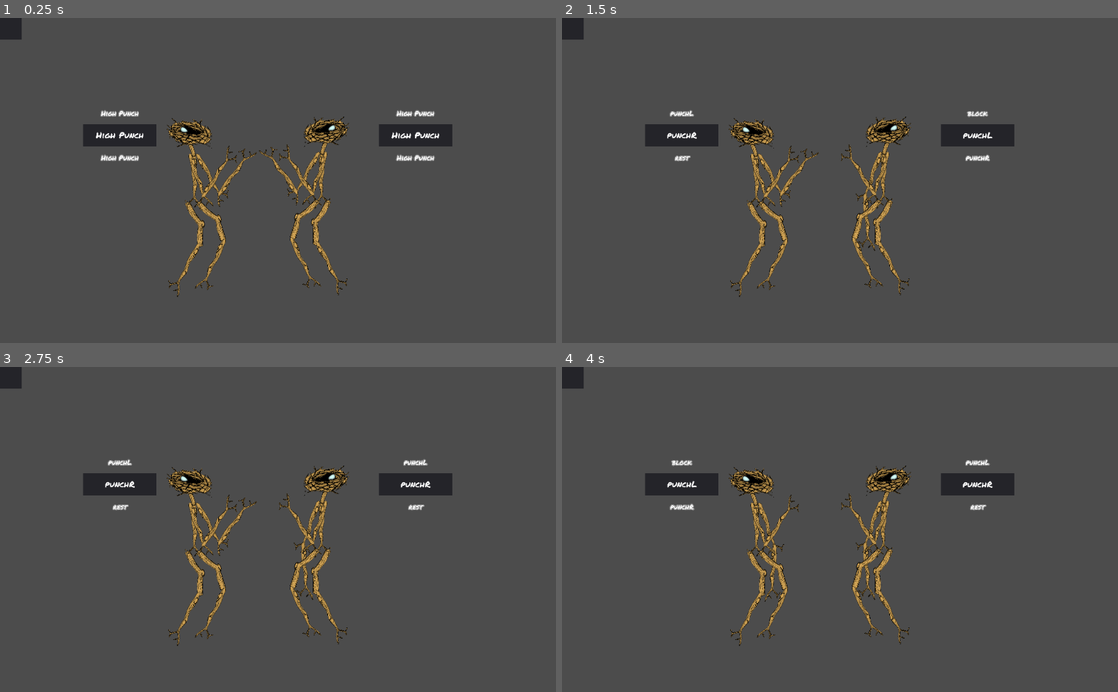
Above: before the commit, frames 1-4 (two rows, left to right).
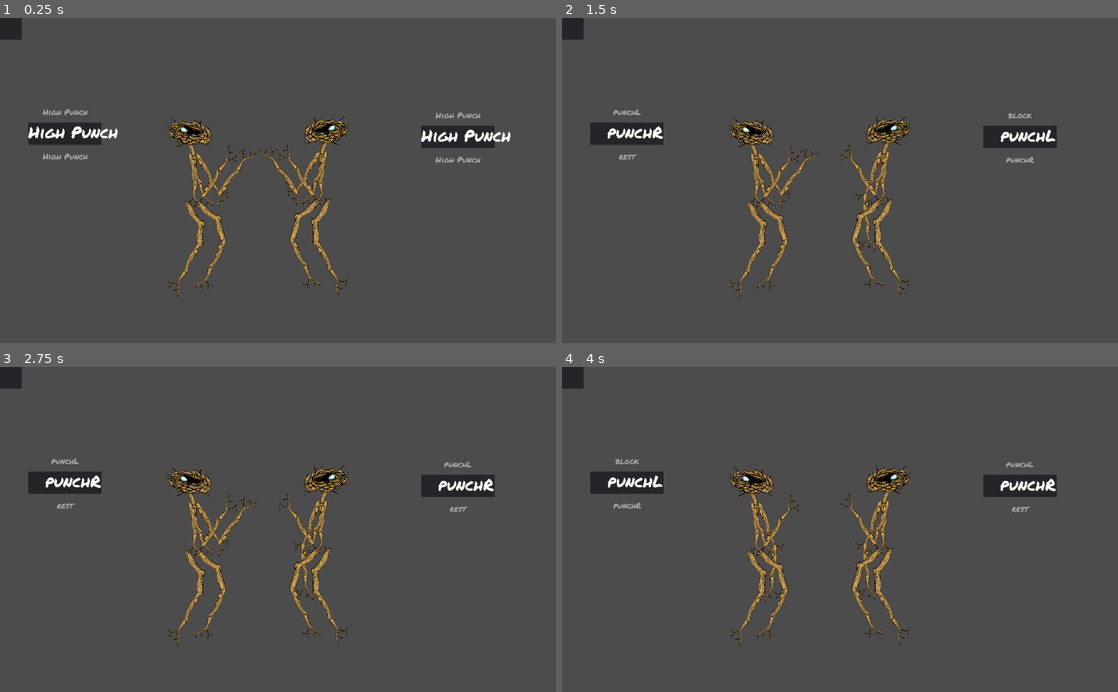
Above: after the commit, the same moments.

Repository: thesage1014/pigsSSJomt
Game: Godot game, scene res://sticky.tscn
The game is run twice, just before and just after one commit, with the same random seed, the same clock (stepped at 60 frames per second) and the same inputs.
Inputs:
- Up to frame 1 (0.25 s): no input
- Up to frame 2 (1.5 s): tap Enter at 0.5 s; tap Left (p1_a) at 0.6 s; tap Up (p1_b) at 1.35 s
- Up to frame 3 (2.75 s): tap Space at 2 s; tap Down (p1_c) at 2.1 s
- Up to frame 4 (4 s): tap Enter at 2.75 s; tap A (p2_a) at 2.85 s; tap E (p2_b) at 3.6 s

The runs differ from the first frame. In frame 1, 3.4% of the frame differs, in the area x 5-92%, y 27-45%; in frame 2, 2.9%; in frame 3, 2.9%; in frame 4, 2.9%.

Commit message:
Something needs to happen
when you run out of moves

also maybe figure out how to deal damage or whatever

Diff:
--- /dev/null
+++ b/AttackRoller.tscn
@@ -0,0 +1,52 @@
+[gd_scene load_steps=5 format=2]
+
+[ext_resource path="res://scripts/AttackRoller.gd" type="Script" id=1]
+[ext_resource path="res://assets/new_dynamicfont.tres" type="DynamicFont" id=2]
+[ext_resource path="res://assets/new_dynamicfontdata.tres" type="DynamicFontData" id=3]
+
+[sub_resource type="DynamicFont" id=2]
+size = 30
+outline_color = Color( 0.54902, 0.54902, 0.54902, 0.392157 )
+font_data = ExtResource( 3 )
+
+[node name="AttackRoller" type="Panel"]
+margin_left = 402.53
+margin_top = -595.648
+margin_right = 672.53
+margin_bottom = -513.648
+rect_scale = Vector2( -1, 1 )
+script = ExtResource( 1 )
+
+[node name="ActiveAttack" type="Label" parent="."]
+margin_top = -9.42
+margin_right = 330.0
+margin_bottom = 77.58
+rect_pivot_offset = Vector2( -2515.43, -178.276 )
+custom_fonts/font = ExtResource( 2 )
+text = "High Punch"
+align = 1
+valign = 1
+
+[node name="UpAttack" type="Label" parent="."]
+margin_left = -0.368164
+margin_top = -79.9518
+margin_right = 270.632
+margin_bottom = 1.04825
+rect_pivot_offset = Vector2( -2515.43, -178.276 )
+custom_fonts/font = SubResource( 2 )
+custom_colors/font_color = Color( 1, 1, 1, 0.509804 )
+text = "High Punch"
+align = 1
+valign = 1
+
+[node name="DownAttack" type="Label" parent="."]
+margin_left = -0.368164
+margin_top = 84.1467
+margin_right = 270.632
+margin_bottom = 165.147
+rect_pivot_offset = Vector2( -2515.43, -178.276 )
+custom_fonts/font = SubResource( 2 )
+custom_colors/font_color = Color( 1, 1, 1, 0.509804 )
+text = "High Punch"
+align = 1
+valign = 1
--- a/assets/new_dynamicfont.tres
+++ b/assets/new_dynamicfont.tres
@@ -3,7 +3,7 @@
 [ext_resource path="res://assets/new_dynamicfontdata.tres" type="DynamicFontData" id=1]
 
 [resource]
-size = 32
+size = 60
 use_mipmaps = true
 use_filter = true
 font_data = ExtResource( 1 )
--- a/scripts/Fighter1.gd
+++ b/scripts/Fighter1.gd
@@ -16,6 +16,7 @@
 				]
 var usedOnce = []
 export var playerNumber = 1
+export var hitPoints = 100
 var btn = []
 signal on_update_roller
 
@@ -32,29 +33,29 @@
 	pass
 
 func _input(event):
+	CheckLength()
+	print_debug(nextMove)
 
-
-
-	if event.is_action_pressed(btn[0]):
-		if usedOnce.has(MoveList[nextMove]):
+	if  MoveList.size() > 0 && event.is_action_pressed(btn[0]) :
+		if usedOnce.has(MoveList[nextMove]) :
 			usedOnce.remove(nextMove)
 			MoveList.remove(nextMove)
 
 		else :
 			usedOnce.append(MoveList[nextMove])
-			print(usedOnce)
-			print("Player 1 picked ", MoveList[nextMove])
+			#print(usedOnce)
+			#print("Player 1 picked ", MoveList[nextMove])
 			#should probably call a function on the game control node and pass the selected move so it can trigger the timer and then play the animation?
 			get_node("Skeleton/AnimationPlayer").current_animation = MoveList[nextMove]
 
 	elif event.is_action_released(btn[1]):
 		nextMove += 1
 		CheckLength()
-		print(MoveList[nextMove])
+		#print(MoveList[nextMove])
 	elif event.is_action_released(btn[2]):
 		nextMove -= 1
 		CheckLength()
-		print(MoveList[nextMove])
+		#print(MoveList[nextMove])
 
 	CheckLength()
 	if MoveList.size() > 0 :
--- a/sticky.tscn
+++ b/sticky.tscn
@@ -1,23 +1,15 @@
-[gd_scene load_steps=18 format=2]
+[gd_scene load_steps=15 format=2]
 
 [ext_resource path="res://scripts/Fighter1.gd" type="Script" id=1]
-[ext_resource path="res://scripts/AttackRoller.gd" type="Script" id=2]
-[ext_resource path="res://assets/new_dynamicfont.tres" type="DynamicFont" id=3]
-[ext_resource path="res://assets/new_dynamicfontdata.tres" type="DynamicFontData" id=4]
-[ext_resource path="res://assets/armstick.tres" type="SpriteFrames" id=5]
-[ext_resource path="res://assets/legstick1.tres" type="SpriteFrames" id=6]
-[ext_resource path="res://assets/stick3.png" type="Texture" id=7]
-[ext_resource path="res://assets/nest.png" type="Texture" id=8]
-
-[sub_resource type="DynamicFont" id=6]
-size = 25
-outline_size = 3
-outline_color = Color( 0.54902, 0.54902, 0.54902, 1 )
-font_data = ExtResource( 4 )
+[ext_resource path="res://AttackRoller.tscn" type="PackedScene" id=2]
+[ext_resource path="res://assets/armstick.tres" type="SpriteFrames" id=3]
+[ext_resource path="res://assets/legstick1.tres" type="SpriteFrames" id=4]
+[ext_resource path="res://assets/stick3.png" type="Texture" id=5]
+[ext_resource path="res://assets/nest.png" type="Texture" id=6]
 
 [sub_resource type="SpriteFrames" id=1]
 animations = [ {
-"frames": [ ExtResource( 7 ) ],
+"frames": [ ExtResource( 5 ) ],
 "loop": true,
 "name": "default",
 "speed": 5.0
@@ -1434,43 +1426,14 @@
 position = Vector2( -199.445, -6.64807 )
 script = ExtResource( 1 )
 
-[node name="AttackRoller" type="Panel" parent="Fighter1"]
-margin_left = 205.301
-margin_top = -589.0
-margin_right = 475.301
-margin_bottom = -507.0
-script = ExtResource( 2 )
-
-[node name="ActiveAttack" type="Label" parent="Fighter1/AttackRoller"]
-margin_right = 271.0
-margin_bottom = 81.0
-rect_pivot_offset = Vector2( -2515.43, -178.276 )
-custom_fonts/font = ExtResource( 3 )
-text = "High Punch"
-align = 1
-valign = 1
-
-[node name="UpAttack" type="Label" parent="Fighter1/AttackRoller"]
-margin_left = -0.368164
-margin_top = -79.9518
-margin_right = 270.632
-margin_bottom = 1.04825
-rect_pivot_offset = Vector2( -2515.43, -178.276 )
-custom_fonts/font = SubResource( 6 )
-text = "High Punch"
-align = 1
-valign = 1
-
-[node name="DownAttack" type="Label" parent="Fighter1/AttackRoller"]
-margin_left = -0.368164
-margin_top = 84.1467
-margin_right = 270.632
-margin_bottom = 165.147
-rect_pivot_offset = Vector2( -2515.43, -178.276 )
-custom_fonts/font = SubResource( 6 )
-text = "High Punch"
-align = 1
-valign = 1
+[node name="AttackRoller" parent="Fighter1" instance=ExtResource( 2 )]
+anchor_right = 1.0
+anchor_bottom = 1.0
+margin_left = 361.37
+margin_top = -582.032
+margin_right = 631.37
+margin_bottom = -500.032
+rect_scale = Vector2( 1, 1 )
 
 [node name="Skeleton" type="Skeleton2D" parent="Fighter1"]
 editor/display_folded = true
@@ -1623,45 +1586,11 @@
 script = ExtResource( 1 )
 playerNumber = 2
 
-[node name="AttackRoller" type="Panel" parent="Fighter2"]
-editor/display_folded = true
-margin_left = 402.53
-margin_top = -595.648
-margin_right = 672.53
-margin_bottom = -513.648
-rect_scale = Vector2( -1, 1 )
-script = ExtResource( 2 )
-
-[node name="ActiveAttack" type="Label" parent="Fighter2/AttackRoller"]
-margin_right = 271.0
-margin_bottom = 81.0
-rect_pivot_offset = Vector2( -2515.43, -178.276 )
-custom_fonts/font = ExtResource( 3 )
-text = "High Punch"
-align = 1
-valign = 1
-
-[node name="UpAttack" type="Label" parent="Fighter2/AttackRoller"]
-margin_left = -0.368164
-margin_top = -79.9518
-margin_right = 270.632
-margin_bottom = 1.04825
-rect_pivot_offset = Vector2( -2515.43, -178.276 )
-custom_fonts/font = SubResource( 6 )
-text = "High Punch"
-align = 1
-valign = 1
-
-[node name="DownAttack" type="Label" parent="Fighter2/AttackRoller"]
-margin_left = -0.368164
-margin_top = 84.1467
-margin_right = 270.632
-margin_bottom = 165.147
-rect_pivot_offset = Vector2( -2515.43, -178.276 )
-custom_fonts/font = SubResource( 6 )
-text = "High Punch"
-align = 1
-valign = 1
+[node name="AttackRoller" parent="Fighter2" instance=ExtResource( 2 )]
+margin_left = 604.561
+margin_top = -601.032
+margin_right = 874.561
+margin_bottom = -519.032
 
 [node name="Skeleton" type="Skeleton2D" parent="Fighter2"]
 editor/display_folded = true
Not shown: 17 places in sticky.tscn that only renumber resources
